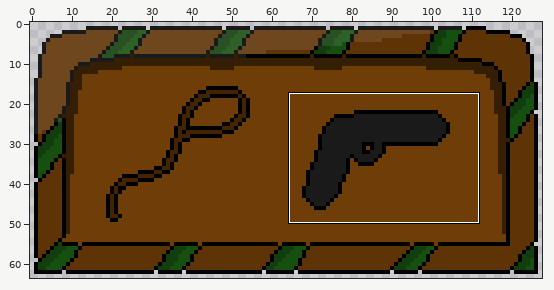
A pixel-art file gets an edit: assets/interface/interfaceArme.aseprite. The first picture is a wide view before the edit; the outline marks the close-up.
Close-up. As it was:
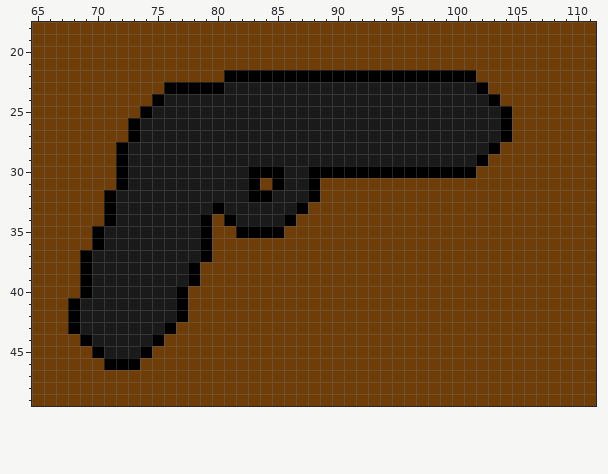
128x64 pixels, 1 frame. Colours within 5 levels of each other are drawn and written as one. Shown: x 65..111, y 18..49.
The same view after the edit:
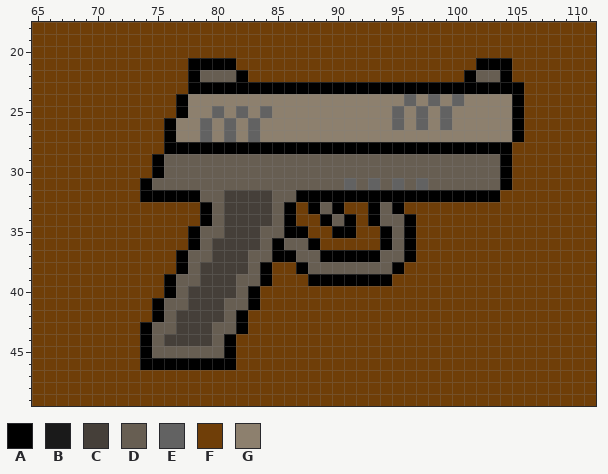
Palette (. is transparent): A #000000  B #1a1a1a  C #453f39  D #675e52  E #626262  F #6f3e08  G #8d806e
Diff:
{"where": "layer \"Layer 3\""}
{"y":21,"x":78,"old":"FFFF","new":"AAAA"}
{"y":21,"x":102,"old":"FFF","new":"AAA"}
{"y":22,"x":78,"old":"FFFA","new":"ADDD"}
{"y":22,"x":83,"old":"AAAAAAAAAAAAAAAAAA","new":"FFFFFFFFFFFFFFFFFF"}
{"y":22,"x":102,"old":"FFF","new":"DDA"}
{"y":23,"x":76,"old":"AA","new":"FF"}
{"y":23,"x":81,"old":"BBBBBBBBBBBBBBBBBBBBB","new":"AAAAAAAAAAAAAAAAAAAAA"}
{"y":23,"x":103,"old":"FFF","new":"AAA"}
{"y":24,"x":75,"old":"ABBBBBBBBBBBBBBBBBBBBBBBBBBBAFF","new":"FFAGGGGGGGGGGGGGGGGGGEGEGEGGGGA"}
{"y":25,"x":74,"old":"ABBBBBBBBBBBBBBBBBBBBBBBBBBBBBAF","new":"FFFAGGEGEGEGGGGGGGGGGEGEGEGGGGGA"}
{"y":26,"x":73,"old":"ABBBBBBBBBBBBBBBBBBBBBBBBBBBBBBAF","new":"FFFAGGEGEGEGGGGGGGGGGGEGEGEGGGGGA"}
{"y":27,"x":73,"old":"ABBBBBBBBBBBBBBBBBBBBBBBBBBBBBBAF","new":"FFFAGGEGEGEGGGGGGGGGGGGGGGGGGGGGA"}
{"y":28,"x":72,"old":"ABBBBBBBBBBBBBBBBBBBBBBBBBBBBBB","new":"FFFFAAAAAAAAAAAAAAAAAAAAAAAAAAA"}
{"y":28,"x":104,"old":"F","new":"A"}
{"y":29,"x":72,"old":"ABBBBBBBBBBBBBBBBBBBBBBBBBBBBBAFF","new":"FFFADDDDDDDDDDDDDDDDDDDDDDDDDDDDA"}
{"y":30,"x":72,"old":"ABBBBBBBBBBAAABBAAAAAAAAAAAAAAFFF","new":"FFFADDDDDDDDDDDDDDDDDDDDDDDDDDDDA"}
{"y":31,"x":72,"old":"ABBBBBBBBBBAFABBAFFFFFFFFFFFFFFFF","new":"FFADDDDDDDDDDDDDDDDEDEDEDEDDDDDDA"}
{"y":32,"x":71,"old":"ABBBBBBBBBBBAABBB","new":"FFFAAAAADDCCCCDDA"}
{"y":32,"x":89,"old":"FFFFFFFFFFFFFFF","new":"AAAAAAAAAAAAAAA"}
{"y":33,"x":71,"old":"ABBBBBBBBABBBBBBAFFF","new":"FFFFFFFFADCCCCDAFADA"}
{"y":33,"x":93,"old":"FFF","new":"ADA"}
{"y":34,"x":71,"old":"ABBBBBBB","new":"FFFFFFFF"}
{"y":34,"x":80,"old":"FABBBB","new":"DCCCCD"}
{"y":34,"x":89,"old":"FFF","new":"ADA"}
{"y":34,"x":93,"old":"FFFF","new":"ADDA"}
{"y":35,"x":70,"old":"ABBBBBBBBAFFAAAAFF","new":"FFFFFFFFADDCCCDDAA"}
{"y":35,"x":90,"old":"FF","new":"AA"}
{"y":35,"x":94,"old":"FFF","new":"ADA"}
{"y":36,"x":70,"old":"ABBBBBBBBAFFFFFFFFF","new":"FFFFFFFFADCCCCDADDA"}
{"y":36,"x":94,"old":"FFF","new":"ADA"}
{"y":37,"x":69,"old":"ABBBBBBBBBAFFFFFFFFFFFFFFFFF","new":"FFFFFFFFADDCCCDDAADDAAAAADDA"}
{"y":38,"x":69,"old":"ABBBBBBBBAFFFFFF","new":"FFFFFFFFADCCCCDA"}
{"y":38,"x":87,"old":"FFFFFFFFF","new":"ADDDDDDDA"}
{"y":39,"x":69,"old":"ABBBBBBBBAFFFFFF","new":"FFFFFFFADDCCCDDA"}
{"y":39,"x":88,"old":"FFFFFFF","new":"AAAAAAA"}
{"y":40,"x":69,"old":"ABBBBBBBAFFFFFF","new":"FFFFFFFADCCCCDA"}
{"y":41,"x":68,"old":"ABBBBBBBBAFFFFFF","new":"FFFFFFFADDCCCDDA"}
{"y":42,"x":68,"old":"ABBBBBBBBAFFFFF","new":"FFFFFFFADCCCCDA"}
{"y":43,"x":68,"old":"ABBBBBBBAFFFFFF","new":"FFFFFFADDCCCDDA"}
{"y":44,"x":69,"old":"ABBBBBAFFFFFF","new":"FFFFFADCCCCDA"}
{"y":45,"x":70,"old":"ABBB","new":"FFFF"}
{"y":45,"x":75,"old":"FFFFFFF","new":"DDDDDDA"}
{"y":46,"x":71,"old":"AAAFFFFFFFF","new":"FFFAAAAAAAA"}
{"label":"changed","picture_box":[68,58,524,370]}
